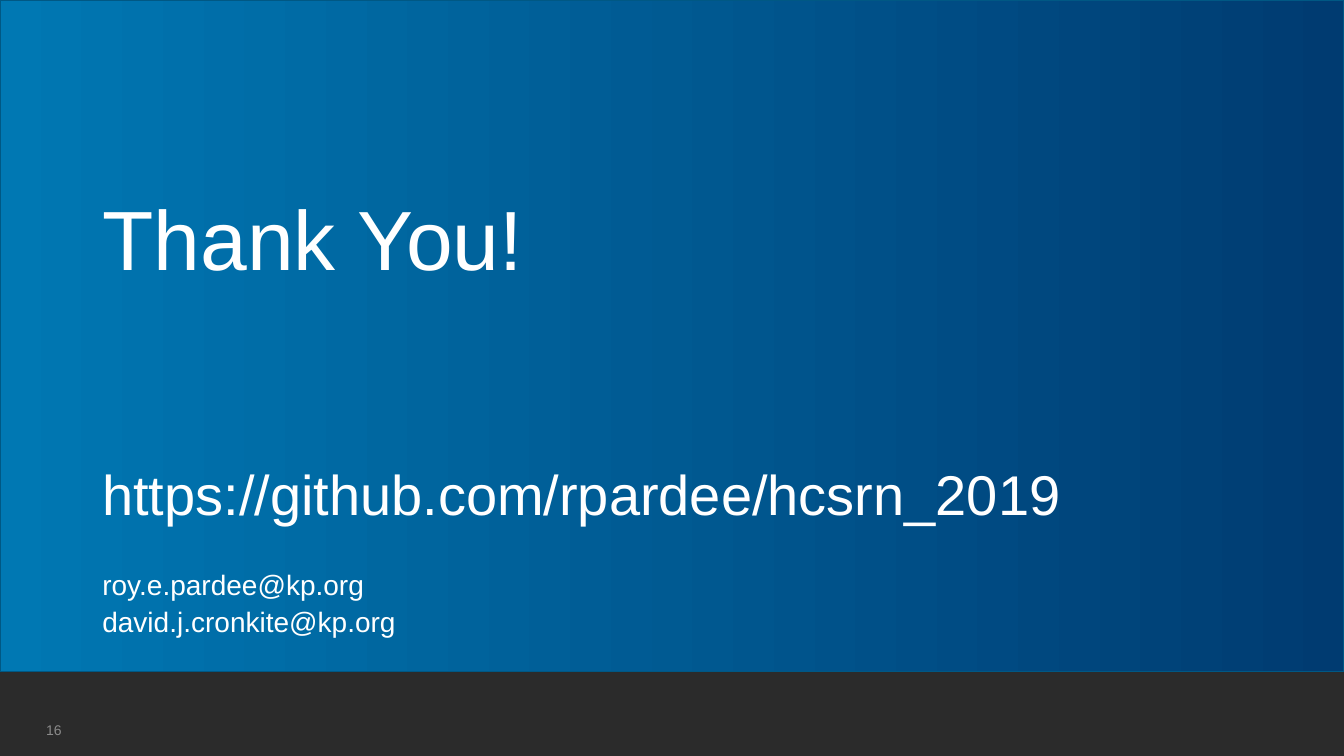
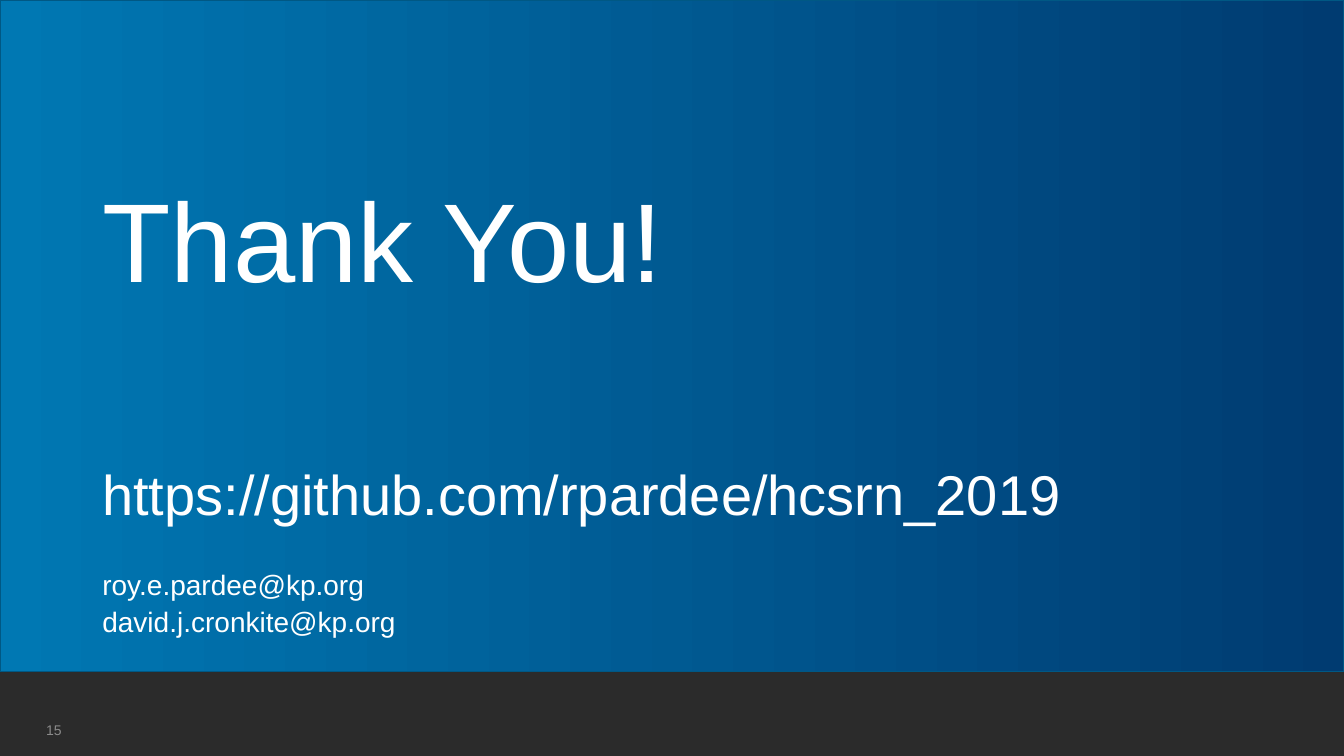
Before and after one commit to rpardee/hcsrn_2019, a slide deck: slide 15 of analytics_for_hmos.pptx (slide 16 before the commit). Drawn at 1344x756 pixels with LibreOffice and Linux fonts; fonts in the diff are those of the drawing; background and template pictures are left out; a plain dark background stands for a picture behind light text. Boxes give left, top, right and bottom in pixels: in the first picture for what was removed or moved away, otherwise in the second. Text is boxed around its words. In the diff, an @@ line names an element or a change of style, - is before the commit and + after.

```diff
--- a/analytics_for_hmos.pptx
+++ b/analytics_for_hmos.pptx
@@ title "Thank You!" at bbox=[102, 201, 663, 283]: size 60 to 80 pt @@
```
Also in this commit, not shown: 6 other slides changed, 1 slide removed.
